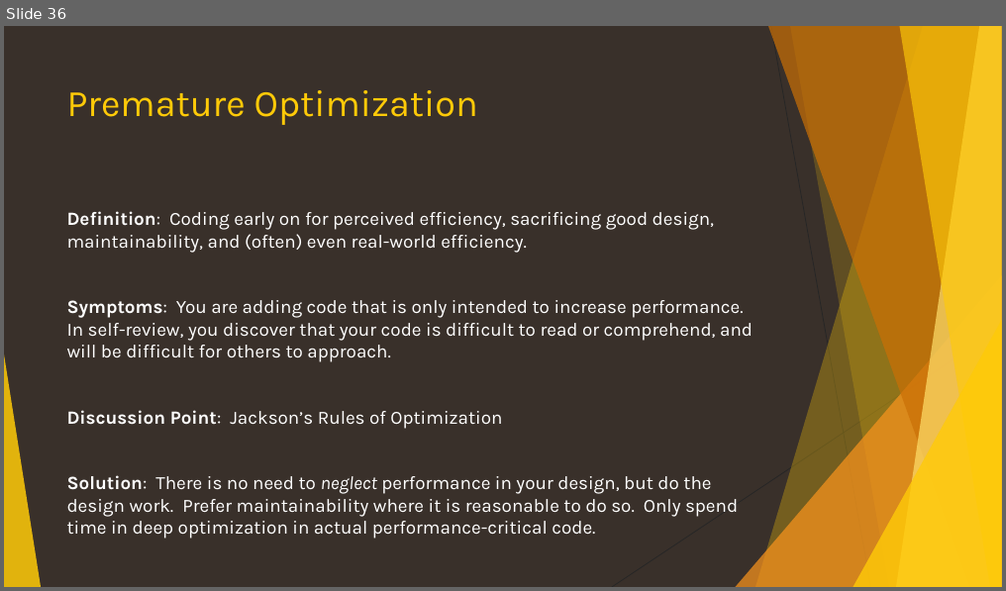
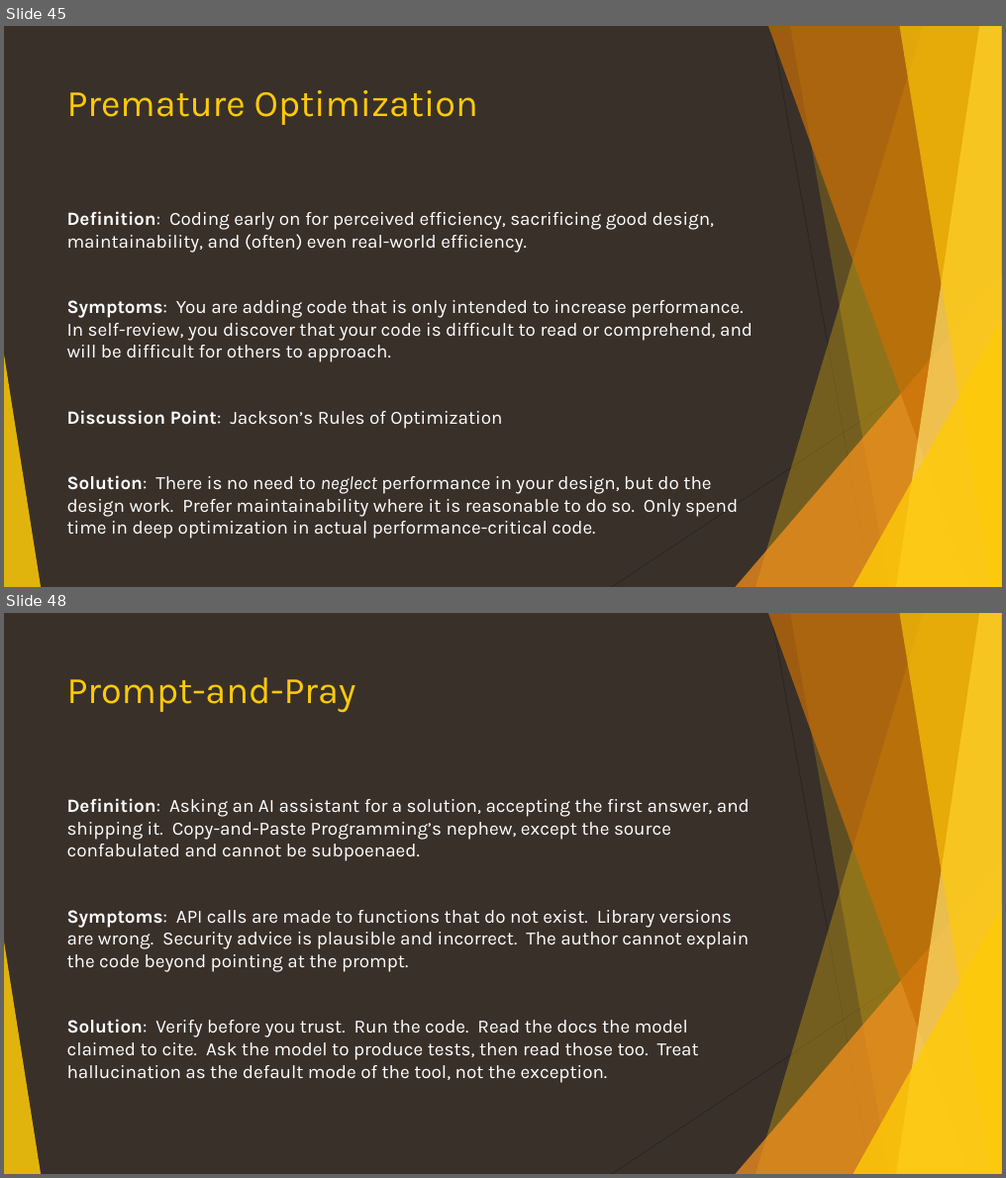
Before and after one commit to ericburcham/anti-patterns, a slide deck: anti-patterns.pptx. Shown one above the other, each under a label of ours: slide 36 before the commit, slides 45 and 48 after it; the slides between them are not shown. The pictures are 1006x591 and 1006x1178 pixels, drawn with LibreOffice and Linux fonts; fonts in the diff are those of the drawing. Boxes give left, top, right and bottom in pixels: in the first picture for what was removed or moved away, otherwise in the second. Text is boxed around its words. In the diff, an @@ line names an element or a change of style, - is before the commit and + after.

```diff
--- a/anti-patterns.pptx
+++ b/anti-patterns.pptx
@@ slide 48 added at bbox=[4, 613, 1002, 1174], background #39302A; not listed: 10 template elements that a slide beside it also shows @@
@@ title added at bbox=[67, 677, 356, 713], 36 pt, text #FFCA08 @@
+Prompt-and-Pray
@@ text added at bbox=[67, 798, 749, 1083], 18 pt, text #FFFFFF @@
+Definition: Asking an AI assistant for a solution, accepting the first answer, and shipping it. Copy-and-Paste Programming’s nephew, except the source confabulated and cannot be subpoenaed.
+Symptoms: API calls are made to functions that do not exist. Library versions are wrong. Security advice is plausible and incorrect. The author cannot explain the code beyond pointing at the prompt.
+Solution: Verify before you trust. Run the code. Read the docs the model claimed to cite. Ask the model to produce tests, then read those too. Treat hallucination as the default mode of the tool, not the exception.
@@ what was slide 36 is now slide 45 @@
```
Also in this commit, not shown: 1 slide changed, 11 other slides added.
